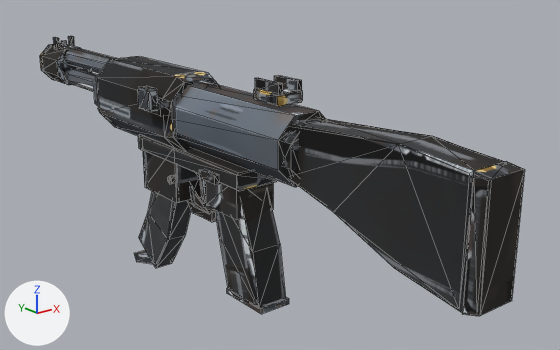
The FBX model apocalipsis-arte/armas/subfusil/Subfusil_Mundo.fbx, before and after one commit.
One viewpoint serves both versions: a 50 mm camera at (-0.017, -0.0234, 0.0116) aimed at (0.0025, 0.001, 0.0019). The axes (+X, +Y, +Z) are drawn at lower left. The lights are the same throughout. The first picture is the older version. Mesh edges are drawn as thin lines. Where no turn or scale is listed for an object, it has been applied to the vertices.

The first picture shows 'Cargador', 'Cuerpo', 'Palanca' and 1 more.
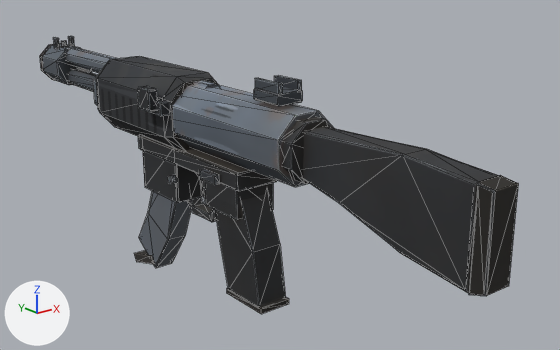
What differs and where, as boxes [x1, y1, x2, y2] in the pictures (560 x 350 px; the box of a moved part takes in the faces that stretch with it):
'Cuerpo', reshaped
    before: [40, 36, 525, 316]
    after: [40, 36, 518, 314]
part 1 of me_cargador, surface changed
    both: [136, 191, 191, 268]
part 2 of me_cuerpo, moved or reshaped
    before: [462, 161, 525, 316]
    after: [469, 175, 518, 296]
part 3 of me_cuerpo, moved or reshaped
    before: [290, 118, 505, 312]
    after: [303, 126, 499, 293]
part 4 of me_cuerpo, surface changed
    before: [40, 36, 525, 316]
    after: [40, 36, 518, 314]

Patch to the scene script:
```diff
--- a/apocalipsis-arte/armas/subfusil/Subfusil_Mundo.fbx.py
+++ b/apocalipsis-arte/armas/subfusil/Subfusil_Mundo.fbx.py
@@ me_cargador @@
 me_cargador.from_pydata(...)  # 40 vertices, 72 faces; spans x -0.00056..0.00056, y -0.00093..0.00352, z -0.00642..0.00015
 # used by ob_cargador; location = (0.0, 0.00509, 0.00268)
+# me_cargador part 1: texture (UV) coordinates of 72 of 72 faces, centred in x -0.00056..0.00056, y -0.00082..0.00345, z -0.00631..0.00005, changed; they spanned u 0.1..0.97, v 0.16..0.98 and now span u 0.17..1.0, v 0.0..0.96
 me_cargador.materials.append(mat_m_subfusil)
@@ me_cuerpo @@
 me_cuerpo.from_pydata(...)  # 348 vertices, 592 faces; spans x -0.0015..0.0015, y -0.0118..0.0178, z -0.0024..0.0067
 # used by ob_cuerpo; location = (0.0, 0.0, 0.0)
+# me_cuerpo part 2: the loose piece of 16 vertices spanning x -0.0008..0.0008, y -0.0118..-0.0112, z 0.0014..0.0056 is scaled about its middle by (0.705, 1, 0.777), then moved by (0.0, 0.0, 0.0001)
+# me_cuerpo part 3: the loose piece of 28 vertices spanning x -0.0008..0.0008, y -0.0112..-0.0034, z 0.0014..0.0058 is scaled about its middle by (0.69, 1, 0.795), then moved by (0.0, 0.0, 0.0001)
+# me_cuerpo part 4: 538 kept faces spanning x -0.0015..0.0015, y -0.0118..0.0178, z -0.0024..0.0067 get new texture (UV) coordinates
 me_cuerpo.materials.append(mat_m_subfusil)
```
